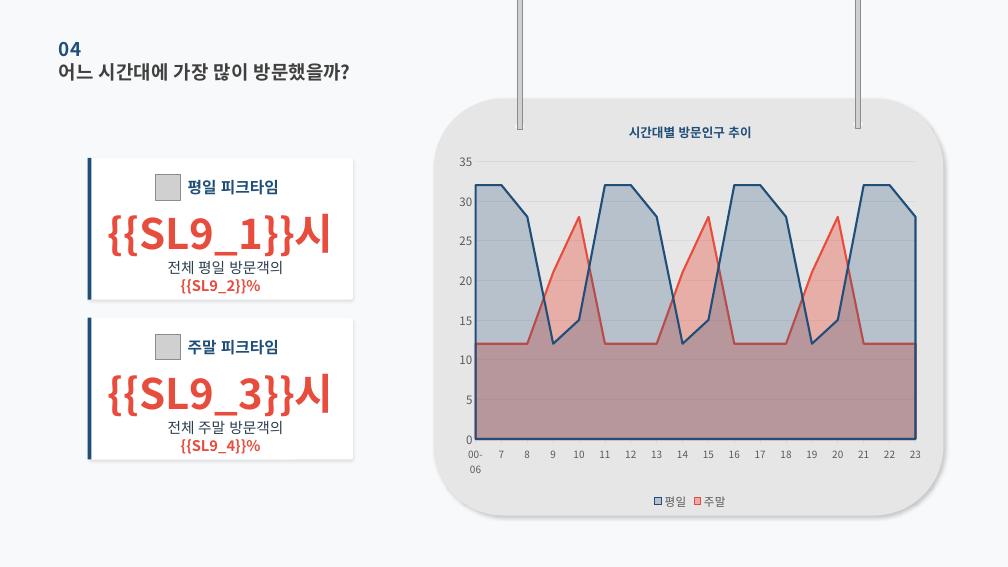
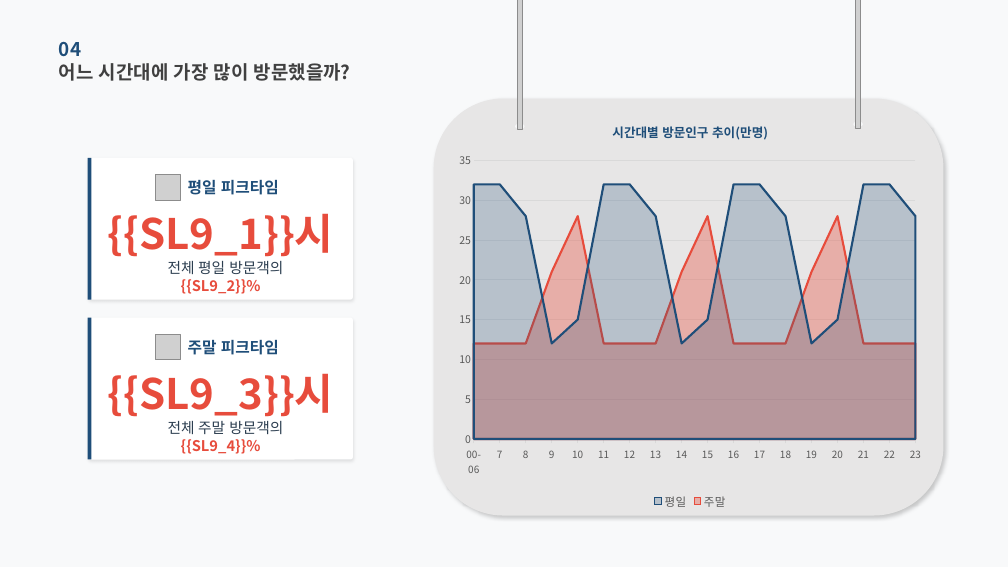
Before and after one commit to roddms/auto-report, a slide deck: slide 9 of template/master_pretendard.pptx. Drawn at 1008x567 pixels with LibreOffice and Linux fonts; fonts in the diff are those of the drawing; grey boxes stand for pictures. Boxes give left, top, right and bottom in pixels: in the first picture for what was removed or moved away, otherwise in the second. Text is boxed around its words. In the diff, an @@ line names an element or a change of style, - is before the commit and + after.

```diff
--- a/template/master_pretendard.pptx
+++ b/template/master_pretendard.pptx
@@ area chart at [450,107,931,513] @@
@@ title "시간대별 방문인구 추이 " to "시간대별 방문인구 추이(만명) " @@
@@ value axis changed @@
```
Also in this commit, not shown: 23 other slides changed, 25 other files.
